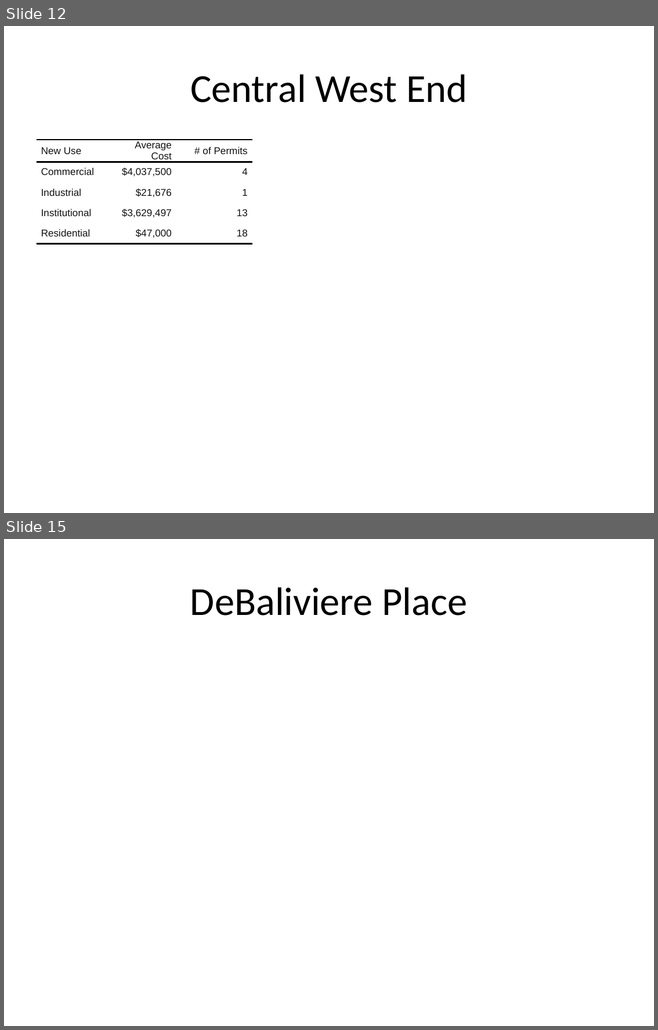
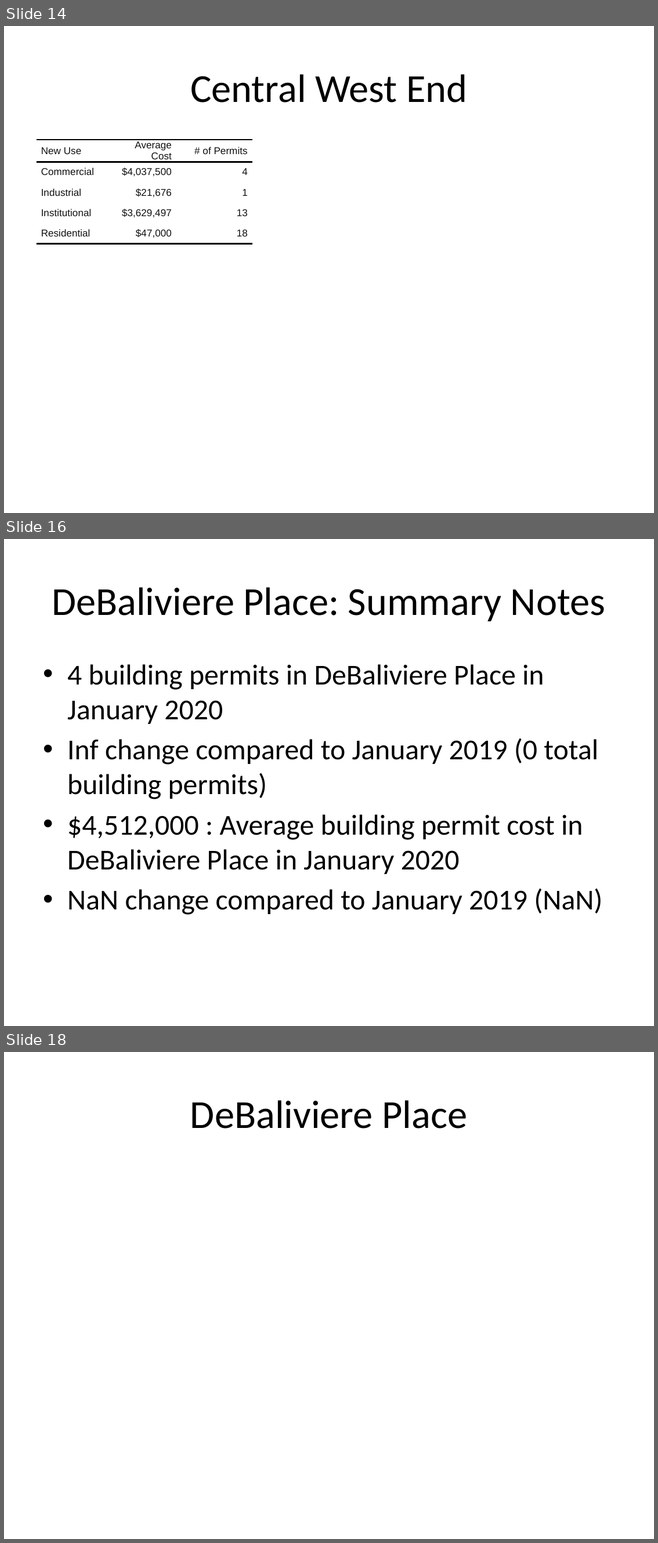
Before and after one commit to wumcrc/stl-building-permits, a slide deck: results/2020/January/finalreport.pptx. Shown one above the other, each under a label of ours: slides 12 and 15 before the commit, slides 14, 16 and 18 after it; the slides between them are not shown. The pictures are 658x1030 and 658x1543 pixels, drawn with LibreOffice and Linux fonts; fonts in the diff are those of the drawing; background and template pictures are left out. Boxes give left, top, right and bottom in pixels: in the first picture for what was removed or moved away, otherwise in the second. Text is boxed around its words. In the diff, an @@ line names an element or a change of style, - is before the commit and + after.

```diff
--- a/results/2020/January/finalreport.pptx
+++ b/results/2020/January/finalreport.pptx
@@ slide 16 added at [4,539,654,1026], background #FFFFFF @@
@@ title added at [52,587,605,621], 44 pt, text #000000 @@
+DeBaliviere Place: Summary Notes
@@ text added at [67,664,602,915], 32 pt, text #000000 @@
+• 4 building permits in DeBaliviere Place in January 2020
+• Inf change compared to January 2019 (0 total building permits)
+• $4,512,000 : Average building permit cost in DeBaliviere Place in January 2020
+• NaN change compared to January 2019 (NaN)
@@ what was slide 12 is now slide 14 @@
@@ what was slide 15 is now slide 18 @@
```
Also in this commit, not shown: 10 slides changed, 9 other slides added, 11 other files.
